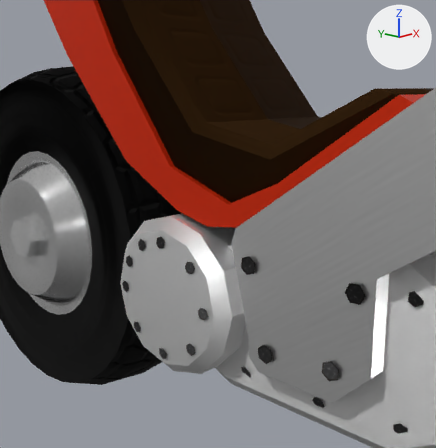
An edit to the Blender file vehicle/moto/motorbike.blend, drawn before and after from the same camera.
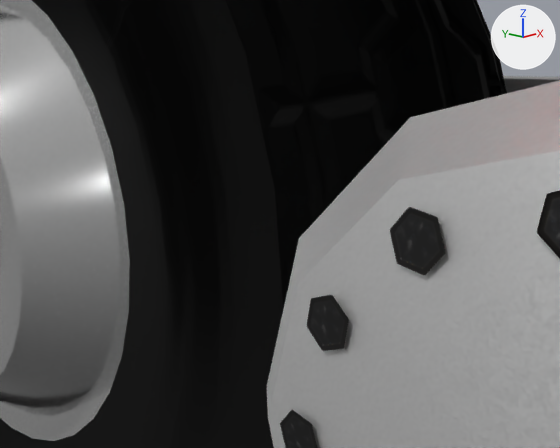
Old and new are each drawn from a 50 mm camera at (-0.624, -0.424, 0.546) aimed at (-0.084, 0.096, 0.377) and again close up from a 50 mm camera at (-0.309, 0.056, 0.397) aimed at (-0.176, 0.184, 0.355). The axes (+X, +Y, +Z) are drawn at upper right. The lights are the same throughout. The older version's two pictures come first.

Names of what the first close-up shows: 'engine', 'nut_plane.009', 'nut_plane.010', 'nut_plane.011', 'nut_plane.029', 'wheel.rear' and 1 more.
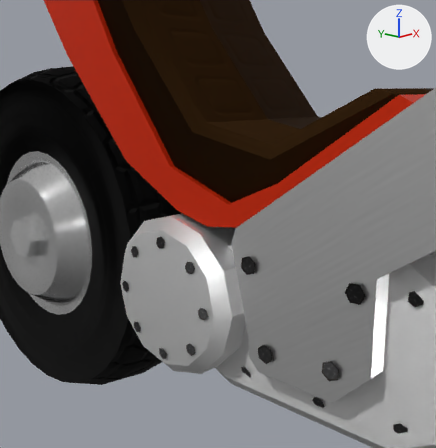
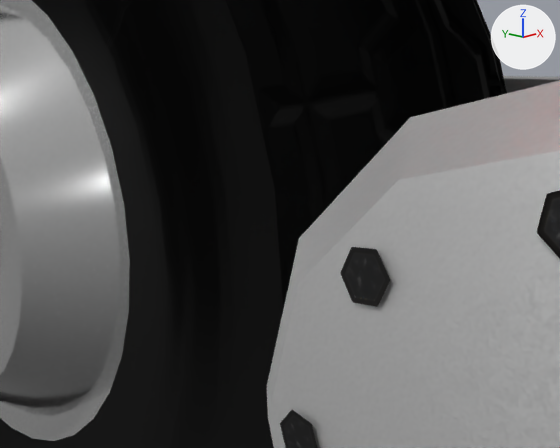
Commit message: minor fix moto design

The change, as a diff of the scene's bpy script:
```diff
--- a/vehicle/moto/motorbike.blend.py
+++ b/vehicle/moto/motorbike.blend.py
@@ ob_nut_plane_010 @@
 ob_nut_plane_010 = bpy.data.objects.new('nut_plane.010', me_plane_001)
-ob_nut_plane_010.location = (-0.1632, 0.1526, 0.3539)
-ob_nut_plane_010.rotation_euler = (-1.494, 0.366, 1.557)  # degrees (-86, 21, 89)
+ob_nut_plane_010.location = (-0.163, 0.1674, 0.3423)
+ob_nut_plane_010.rotation_euler = (-1.499, 0.628, 1.555)  # degrees (-86, 36, 89)
@@ ob_nut_plane_029 @@
-ob_nut_plane_029 = bpy.data.objects.new('nut_plane.029', me_plane_001)
-ob_nut_plane_029.location = (-0.1632, 0.179, 0.3275)
-ob_nut_plane_029.rotation_euler = (-1.505, 0.889, 1.55)  # degrees (-86, 51, 89)
```

Boxes (x1, y1, x2, y2) around the edits, measured in the close-ups (560 x 448 px):
'nut_plane.010', moved, turned: before (390, 207, 445, 275); after (340, 247, 390, 307)
'nut_plane.029', deleted: before (307, 295, 349, 351)
